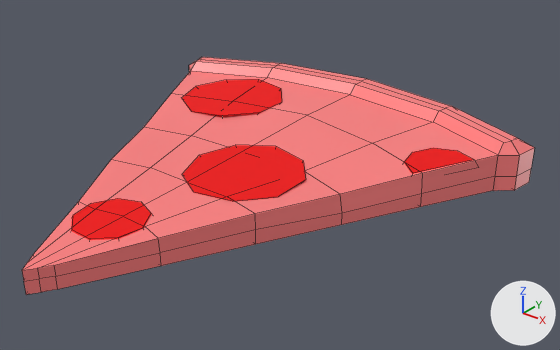
A saved change to the FBX model Assets/NewSlices/FBX Files/RedSlice.fbx.
One viewpoint serves both versions: a 50 mm lens placed at (1.107, -0.67, 0.822), pointed at (0.088, 0.604, 0.032). Every picture has the same lights, and +X, +Y and +Z are marked at lower right. Mesh edges are drawn as thin lines.

In view in the first picture: 'Pizza_Slice'.
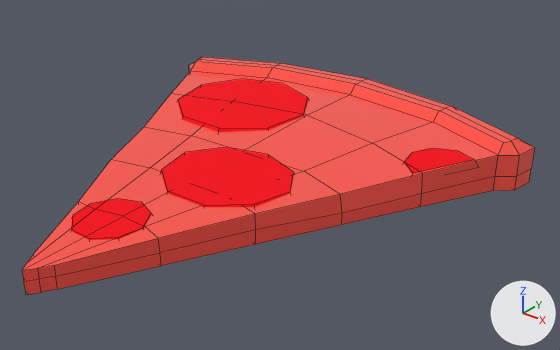
Changed parts and their boxes (x1, y1, x2, y2) in the pictures (560 x 350 px):
'Pizza_Slice', recoloured, surface changed, reshaped: (22, 57, 534, 295) in both
part 1 of me_cube_003, rebuilt: before (182, 79, 282, 117); after (178, 79, 309, 132)
part 2 of me_cube_003, rebuilt: before (182, 145, 306, 201); after (161, 147, 294, 207)

What changed in the scene script:
```text
Change mat_red:
    mat_red.base_color: (1.0, 0.212, 0.212) -> (1.0, 0.0849, 0.0621)  # red #ff7f7f -> red #ff5246
    mat_red.roughness: 0.4 -> 0.0
Change me_cube_003:
    where me_cube_003.from_pydata(...)  # 180 vertices, 153 faces; spans x -0.536..0.536, y -0.032..1.132, z 0.002..0.115
    used by ob_pizza_slice; location = (0.0, 0.0, 0.0)
    me_cube_003 part 1: the loose piece of 18 vertices spanning x -0.381..-0.109, y 0.673..0.949, z 0.023..0.099 is rebuilt with 18 vertices and now spans x -0.395..0.021, y 0.605..0.986, z 0.029..0.101
    me_cube_003 part 2: the loose piece of 18 vertices spanning x -0.068..0.205, y 0.361..0.637, z 0.01..0.083 is rebuilt with 18 vertices and now spans x -0.122..0.236, y 0.309..0.618, z 0.002..0.081
```
